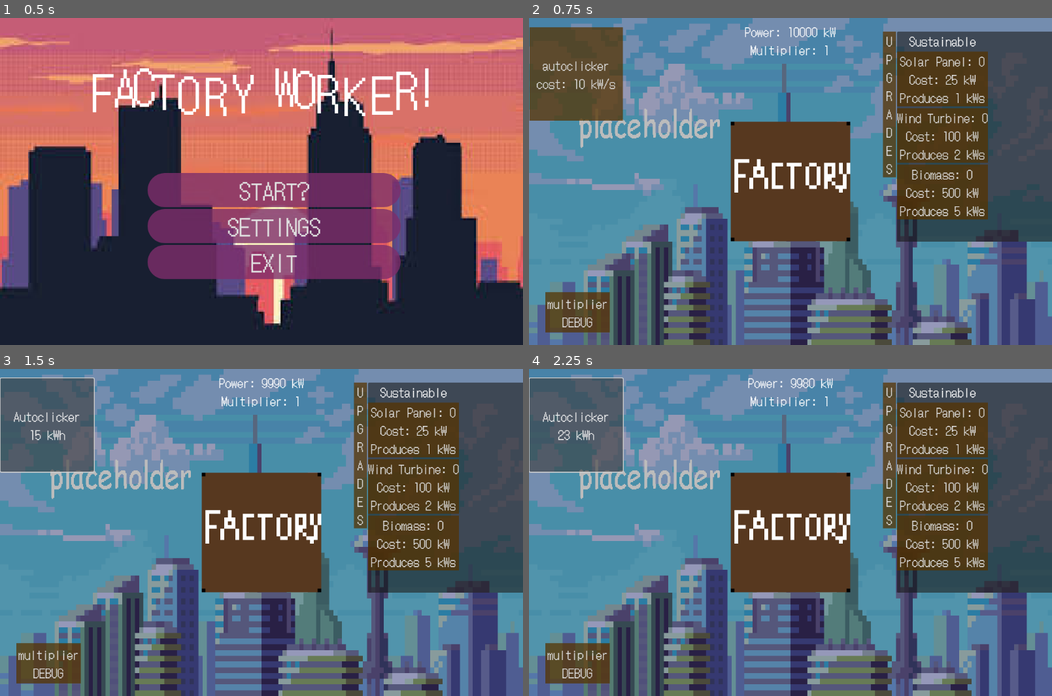
Above: before the commit, frames 1-4 (two rows, left to right).
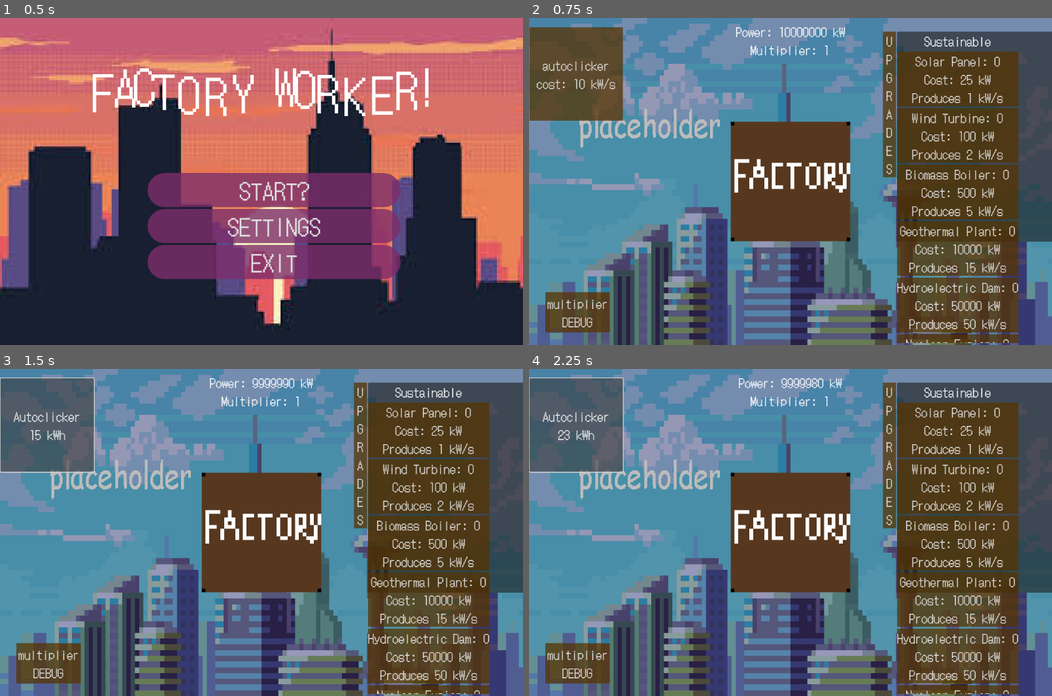
Above: after the commit, the same moments.

Repository: chu0029/SusGame
Game: Godot game, scene res://scenes/menu_start.tscn
The game is run twice, just before and just after one commit, with the same random seed, the same clock (stepped at 60 frames per second) and the same inputs.
Inputs:
- Up to frame 1 (0.5 s): no input
- Up to frame 2 (0.75 s): click "SETTINGS" at 0.5 s
- Up to frame 3 (1.5 s): click "autoclicker cost: 10 kW/s" at 1.25 s
- Up to frame 4 (2.25 s): click "Autoclicker 15 kWh" at 2 s

Frame 1 is identical in both runs. In frame 2, 14% of the frame differs, in the area x 39-94%, y 2-100%; in frame 3, 14%; in frame 4, 14%.
Error in both runs: Cannot call method 'change_scene_to_file' on a null value. (res://scripts/menu_start_script.gd:16)

Commit message:
more upgrades

Diff:
--- a/scenes/gametest.tscn
+++ b/scenes/gametest.tscn
@@ -8,7 +8,7 @@
 [ext_resource type="Texture2D" uid="uid://i6623btw2mrp" path="res://background placeholder.png" id="6_i0h8x"]
 [ext_resource type="AudioStream" uid="uid://cbjhbqsh1ymx0" path="res://PYRAMID - banana marmalade.ogg" id="7_t82je"]
 
-[node name="Control" type="Control" node_paths=PackedStringArray("counter", "multipcounter", "timer", "soundfactory", "soundupgrade", "bgm", "autoclicker", "solarpanel", "windturbine", "biomass")]
+[node name="Control" type="Control" node_paths=PackedStringArray("counter", "multipcounter", "timer", "soundfactory", "soundupgrade", "bgm", "autoclicker", "solarpanel", "windturbine", "biomass", "geothermalplant", "hydroelectricdam", "nuclearfusion")]
 layout_mode = 3
 anchors_preset = 15
 anchor_right = 1.0
@@ -26,6 +26,9 @@
 solarpanel = NodePath("Panel/ScrollContainer/MarginContainer/HBoxContainer/VBoxContainer/solarpanel")
 windturbine = NodePath("Panel/ScrollContainer/MarginContainer/HBoxContainer/VBoxContainer/windturbine")
 biomass = NodePath("Panel/ScrollContainer/MarginContainer/HBoxContainer/VBoxContainer/biomass")
+geothermalplant = NodePath("Panel/ScrollContainer/MarginContainer/HBoxContainer/VBoxContainer/geothermalplant")
+hydroelectricdam = NodePath("Panel/ScrollContainer/MarginContainer/HBoxContainer/VBoxContainer/hydroelectricdam")
+nuclearfusion = NodePath("Panel/ScrollContainer/MarginContainer/HBoxContainer/VBoxContainer/nuclearfusion")
 
 [node name="TextureRect" type="TextureRect" parent="."]
 z_index = -1
@@ -121,7 +124,7 @@
 anchor_right = 0.04
 anchor_bottom = 0.124
 offset_right = 432.0
-offset_bottom = 394.2
+offset_bottom = 611.2
 
 [node name="MarginContainer" type="MarginContainer" parent="Panel/ScrollContainer"]
 custom_minimum_size = Vector2(450, 450)
@@ -144,23 +147,44 @@
 theme = ExtResource("3_34im5")
 text = "Solar Panel: 0
 Cost: 25 kW
-Produces 1 kWs"
+Produces 1 kW/s"
 
 [node name="windturbine" type="Button" parent="Panel/ScrollContainer/MarginContainer/HBoxContainer/VBoxContainer"]
 layout_mode = 2
 theme = ExtResource("3_34im5")
 text = "Wind Turbine: 0
 Cost: 100 kW
-Produces 2 kWs"
+Produces 2 kW/s"
 
 [node name="biomass" type="Button" parent="Panel/ScrollContainer/MarginContainer/HBoxContainer/VBoxContainer"]
 layout_mode = 2
 theme = ExtResource("3_34im5")
-text = "Biomass: 0
+text = "Biomass Boiler: 0
 Cost: 500 kW
-Produces 5 kWs"
-
-[node name="Button" type="Button" parent="Panel"]
+Produces 5 kW/s"
+
+[node name="geothermalplant" type="Button" parent="Panel/ScrollContainer/MarginContainer/HBoxContainer/VBoxContainer"]
+layout_mode = 2
+theme = ExtResource("3_34im5")
+text = "Geothermal Plant: 0
+Cost: 10000 kW
+Produces 15 kW/s"
+
+[node name="hydroelectricdam" type="Button" parent="Panel/ScrollContainer/MarginContainer/HBoxContainer/VBoxContainer"]
+layout_mode = 2
+theme = ExtResource("3_34im5")
+text = "Hydroelectric Dam: 0
+Cost: 50000 kW
+Produces 50 kW/s"
+
+[node name="nuclearfusion" type="Button" parent="Panel/ScrollContainer/MarginContainer/HBoxContainer/VBoxContainer"]
+layout_mode = 2
+theme = ExtResource("3_34im5")
+text = "Nuclear Fusion: 0
+Cost: 1000000 kW
+Produces 1000 kW/s"
+
+[node name="upgrades" type="Button" parent="Panel"]
 layout_mode = 0
 offset_left = -30.0
 offset_right = -2.0
@@ -185,3 +209,6 @@
 [connection signal="pressed" from="Panel/ScrollContainer/MarginContainer/HBoxContainer/VBoxContainer/solarpanel" to="." method="_on_solarpanel_pressed"]
 [connection signal="pressed" from="Panel/ScrollContainer/MarginContainer/HBoxContainer/VBoxContainer/windturbine" to="." method="_on_windturbine_pressed"]
 [connection signal="pressed" from="Panel/ScrollContainer/MarginContainer/HBoxContainer/VBoxContainer/biomass" to="." method="_on_biomass_pressed"]
+[connection signal="pressed" from="Panel/ScrollContainer/MarginContainer/HBoxContainer/VBoxContainer/geothermalplant" to="." method="_on_geothermalplant_pressed"]
+[connection signal="pressed" from="Panel/ScrollContainer/MarginContainer/HBoxContainer/VBoxContainer/hydroelectricdam" to="." method="_on_hydroelectricdam_pressed"]
+[connection signal="pressed" from="Panel/ScrollContainer/MarginContainer/HBoxContainer/VBoxContainer/nuclearfusion" to="." method="_on_nuclearfusion_pressed"]
--- a/scripts/gametest.gd
+++ b/scripts/gametest.gd
@@ -14,8 +14,9 @@
 @export var biomass: Button
 @export var geothermalplant: Button
 @export var hydroelectricdam: Button
+@export var nuclearfusion: Button
 
-var power: int = 10000
+var power: int = 10000000
 var multiplier : int = 1
 var automult : int = 0
 
@@ -28,6 +29,7 @@
 var biomasscount : int = 0
 var geothermalplantcount : int = 0
 var hydroelectricdamcount : int = 0
+var nuclearfusioncount : int = 0
 
 # Called when the node enters the scene tree for the first time.
 func _ready() -> void:
@@ -48,7 +50,9 @@
 	power += 1 * solarpanelcount
 	power += 2 * windturbinecount
 	power += 5 * biomasscount
-	power += 20 * geothermalplantcount
+	power += 15 * geothermalplantcount
+	power += 50 * hydroelectricdamcount
+	power += 1000 * nuclearfusioncount
 
 func _on_factory_pressed() -> void:
 	CreatePower()
@@ -102,7 +106,7 @@
 		timer.start()
 		geothermalplantcount += 1
 		power -= 10000
-		geothermalplant.text = 'Geothermal Plant: %s \n Cost: 10000 kW \n Produces 20 kW/s' %geothermalplantcount
+		geothermalplant.text = 'Geothermal Plant: %s \n Cost: 10000 kW \n Produces 15 kW/s' %geothermalplantcount
 		soundupgrade.play()
 
 func _on_hydroelectricdam_pressed() -> void:
@@ -110,5 +114,13 @@
 		timer.start()
 		hydroelectricdamcount += 1
 		power -= 50000
-		hydroelectricdam.text = 'Hydroelectric Dam: %s \n Cost: 50000 kW \n Produces 100 kW/s' %hydroelectricdam
+		hydroelectricdam.text = 'Hydroelectric Dam: %s \n Cost: 50000 kW \n Produces 50 kW/s' %hydroelectricdamcount
 		soundupgrade.play()
+
+func _on_nuclearfusion_pressed() -> void:
+	if power >= 1000000:
+		timer.start()
+		nuclearfusioncount += 1
+		power -= 1000000
+		nuclearfusion.text = 'Nuclear Fusion: %s \n Cost: 1000000 kW \n Produces 1000 kW/s' %nuclearfusioncount
+		soundupgrade.play()
Not shown: 1 places in scenes/menu_start.tscn that only renumber resources
